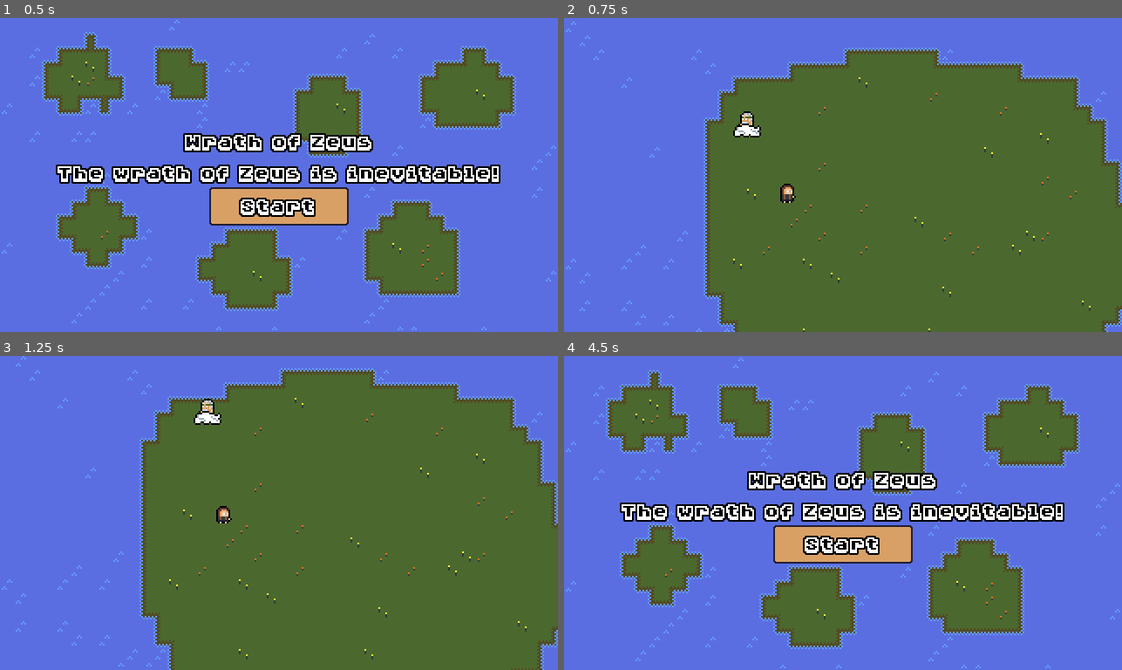
Above: before the commit, frames 1-4 (two rows, left to right).
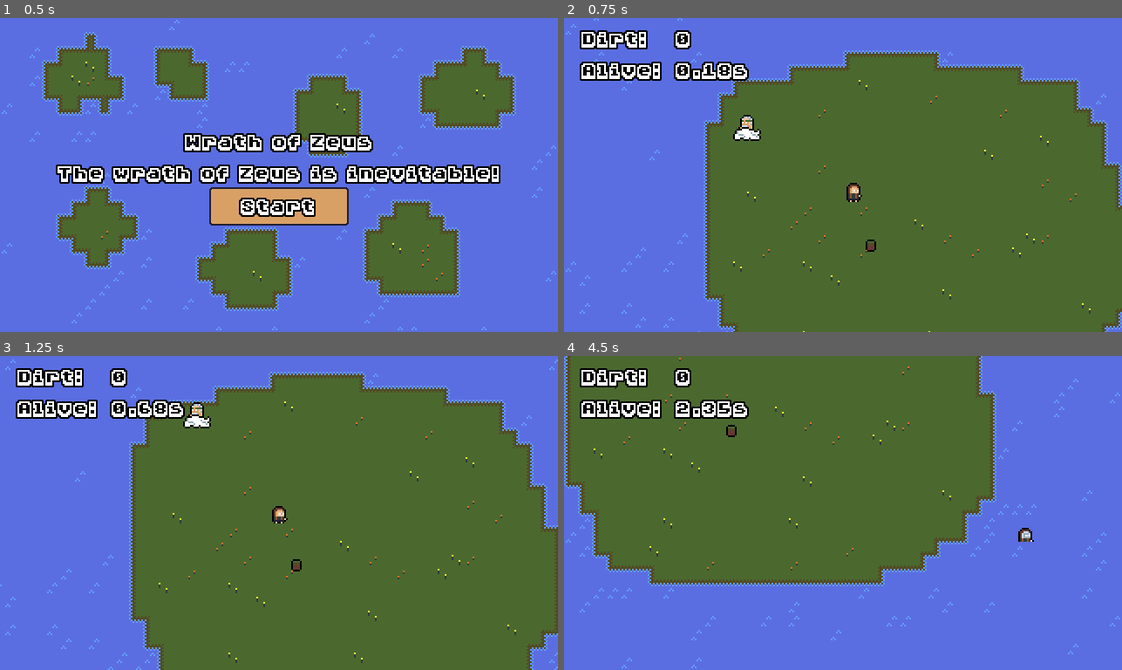
Above: after the commit, the same moments.

Repository: robbertstevens/ld-50
Game: Godot game, scene res://Root.tscn
Two runs of this game, one before a commit and one after it. Both use one fixed random seed, a clock stepped at 60 frames per second and the inputs below.
Inputs (mouse positions are in pixels of both pictures, inside the frame that each line leads up to):
- Up to frame 1 (0.5 s): no input
- Up to frame 2 (0.75 s): click "Start" at 0.5 s
- Up to frame 3 (1.25 s): no input
- Up to frame 4 (4.5 s): move the mouse to (965, 497) at 1.27 s; hold Right (ui_right) 1.28-2.03 s; hold A (ui_attack, bound only before the commit) 1.28-2.03 s; click (965, 497) at 1.52 s; move the mouse to (731, 528) at 2.02 s; hold Down (ui_down) 2.03-2.78 s; tap A (ui_attack, bound only before the commit) at 2.1, 3.6 s; click (731, 528) at 2.27 s; move the mouse to (898, 443) at 2.77 s; hold Right (ui_right) 2.78-3.53 s; hold A (ui_attack, bound only before the commit) 2.78-3.53 s; move the mouse to (815, 575) at 3.52 s; hold Up (ui_up) 3.53-4.25 s; click (815, 575) at 3.77 s; click (843, 556) at 4.25 s, where only the run before the commit has a clickable "Restart"

Frame 1 is identical in both runs. In frame 2, 6.3% of the frame differs, in the area x 0-100%, y 0-100%; in frame 3, 10%; in frame 4, 60%.

Commit message:
feat: sounds and dirt

Diff:
--- /dev/null
+++ b/Dirt/Dirt.tscn
@@ -0,0 +1,48 @@
+[gd_scene load_steps=9 format=2]
+
+[ext_resource path="res://Assets/dirt.png" type="Texture" id=1]
+[ext_resource path="res://Shared/HurtBox.tscn" type="PackedScene" id=2]
+
+[sub_resource type="AtlasTexture" id=1]
+atlas = ExtResource( 1 )
+region = Rect2( 0, 0, 8, 9 )
+
+[sub_resource type="AtlasTexture" id=2]
+atlas = ExtResource( 1 )
+region = Rect2( 8, 0, 8, 9 )
+
+[sub_resource type="AtlasTexture" id=3]
+atlas = ExtResource( 1 )
+region = Rect2( 16, 0, 8, 9 )
+
+[sub_resource type="AtlasTexture" id=4]
+atlas = ExtResource( 1 )
+region = Rect2( 24, 0, 8, 9 )
+
+[sub_resource type="SpriteFrames" id=5]
+animations = [ {
+"frames": [ SubResource( 1 ), SubResource( 2 ), SubResource( 3 ), SubResource( 4 ) ],
+"loop": true,
+"name": "default",
+"speed": 5.0
+} ]
+
+[sub_resource type="CircleShape2D" id=6]
+radius = 5.0
+
+[node name="Dirt" type="Node2D"]
+
+[node name="AnimatedSprite" type="AnimatedSprite" parent="."]
+frames = SubResource( 5 )
+frame = 3
+playing = true
+
+[node name="HurtBox" parent="." instance=ExtResource( 2 )]
+collision_layer = 16
+collision_mask = 2
+
+[node name="CollisionShape2D" type="CollisionShape2D" parent="HurtBox"]
+position = Vector2( 0, 1 )
+shape = SubResource( 6 )
+
+[editable path="HurtBox"]
--- a/Levels/Island/Game.gd
+++ b/Levels/Island/Game.gd
@@ -3,13 +3,20 @@
 export (PackedScene) onready var Bomb
 export (PackedScene) onready var Corner
 export (PackedScene) onready var Smoke
+export (PackedScene) onready var DirtBag
+
+
+export (float) var radius = 3
+export (float) var build_radius = 1
 
 onready var camera = $Camera
-onready var player = $Player
+onready var player = $YSort/Player
 onready var land = $TileMaps/Land
 onready var water = $TileMaps/Water
 onready var zeus = $Zeus
 onready var explosion_sound = $ExplosionAudioStreamPlayer
+onready var dirt_count_label = $CanvasLayer/HBoxContainer/VBoxContainer/Dirt/DirtCount
+onready var time_alive_label = $CanvasLayer/HBoxContainer/VBoxContainer/AliveTime/AliveTimeCount
 
 var rng = RandomNumberGenerator.new()
 
@@ -21,11 +28,11 @@
 var tile_size = 8
 var center: Vector2
 
-var time_alive := 0.0
-
-export (float) var radius = 3
-export (float) var build_radius = 1
-
+var time_alive := 0.0 setget set_time_alive
+
+var dirt_bags := 0 setget set_dirt_bags
+
+var time_alive_label_text := ""
 
 func _ready() -> void:
     rng.randomize()
@@ -39,8 +46,9 @@
 
     center = land.get_used_rect().get_center() * tile_size
 
-func _process(delta: float) -> void:
-    time_alive += delta
+    time_alive_label_text = time_alive_label.text
+
+    _on_DirtBagTimer_timeout()
 
 
 func _physics_process(delta: float) -> void:
@@ -94,12 +102,18 @@
     c_i.global_position = position
     add_child(c_i)
 
+
 func create_smoke(position: Vector2) -> void:
     var smoke_instance = Smoke.instance()
     smoke_instance.global_position = position
     add_child(smoke_instance)
 
 
+func create_dirt_bag(position: Vector2) -> void:
+    var dirt_bag_instance = DirtBag.instance()
+    dirt_bag_instance.global_position = position
+    $YSort.add_child(dirt_bag_instance)
+
 func create_bomb(position: Vector2, target: Vector2):
     var bomb_instance = Bomb.instance()
     bomb_instance.global_position = position
@@ -120,6 +134,8 @@
 
 func _on_Player_land_build(position) -> void:
     # TODO: Should make the building more predictable
+    if dirt_bags <= 0:
+        return
 
     var player_tile = land.world_to_map(player.global_position)
     var tile = land.world_to_map(position)
@@ -143,6 +159,8 @@
 
     land.update_bitmask_region(top_left, bottom_right)
     water.update_bitmask_region(top_left, bottom_right)
+
+    self.dirt_bags -= 1
 
 
 func _on_BombTimer_timeout() -> void:
@@ -180,8 +198,37 @@
 
 
 func _on_Player_died() -> void:
-    end_level({"alive_time": time_alive})
+    $EndLevelTimer.start()
 
 
 func _on_Player_dashed(position) -> void:
     create_smoke(position)
+
+
+func _on_Player_dirt_picked_up() -> void:
+    self.dirt_bags += 5
+
+
+func set_dirt_bags(new_value):
+    dirt_bags = new_value
+    dirt_count_label.text = str(dirt_bags)
+
+
+func set_time_alive(new_value):
+    time_alive = new_value
+    time_alive_label.text = time_alive_label_text.format({'seconds': "%0.2f" % time_alive})
+
+func _on_DirtBagTimer_timeout() -> void:
+    var available_tiles = land.get_used_cells_by_id(LAND_TILE_ID)
+
+    var target = available_tiles[rng.randi_range(0, available_tiles.size() - 1)]
+
+    create_dirt_bag(target * tile_size)
+
+
+func _on_EndLevelTimer_timeout() -> void:
+    end_level({"alive_time": time_alive}) # Replace with function body.
+
+
+func _on_Player_alive_time_updated(new_time) -> void:
+    self.time_alive = new_time
--- a/Levels/Island/Game.tscn
+++ b/Levels/Island/Game.tscn
@@ -10,14 +10,20 @@
 [ext_resource path="res://Shared/Corner.tscn" type="PackedScene" id=8]
 [ext_resource path="res://Shared/Smoke.tscn" type="PackedScene" id=9]
 [ext_resource path="res://Assets/explosion.wav" type="AudioStream" id=10]
+[ext_resource path="res://Dirt/Dirt.tscn" type="PackedScene" id=11]
+[ext_resource path="res://Assets/ui_theme.tres" type="Theme" id=12]
 
 [node name="Game" type="Node2D"]
 script = ExtResource( 6 )
 Bomb = ExtResource( 7 )
 Corner = ExtResource( 8 )
 Smoke = ExtResource( 9 )
+DirtBag = ExtResource( 11 )
 radius = 2.0
 build_radius = 1.5
+
+[node name="ExplosionAudioStreamPlayer" type="AudioStreamPlayer2D" parent="."]
+stream = ExtResource( 10 )
 
 [node name="TileMaps" type="Node2D" parent="."]
 script = ExtResource( 5 )
@@ -39,10 +45,6 @@
 tile_data = PoolIntArray( -327680, 1, 1, -327679, 1, 1, -327678, 1, 1, -327677, 1, 1, -327676, 1, 1, -327675, 1, 1, -32 …(14721 unchanged characters)…
 script = ExtResource( 3 )
 
-[node name="Player" parent="." instance=ExtResource( 1 )]
-position = Vector2( 128, 91 )
-collision_mask = 9
-
 [node name="Camera" type="Camera2D" parent="."]
 current = true
 
@@ -53,11 +55,72 @@
 [node name="Zeus" parent="." instance=ExtResource( 4 )]
 position = Vector2( 101, 59 )
 
-[node name="ExplosionAudioStreamPlayer" type="AudioStreamPlayer2D" parent="."]
-stream = ExtResource( 10 )
+[node name="DirtBagTimer" type="Timer" parent="."]
+wait_time = 10.0
+autostart = true
 
-[connection signal="bomb_thrown" from="Player" to="." method="_on_KinematicBody2D_bomb_thrown"]
-[connection signal="dashed" from="Player" to="." method="_on_Player_dashed"]
-[connection signal="died" from="Player" to="." method="_on_Player_died"]
-[connection signal="land_build" from="Player" to="." method="_on_Player_land_build"]
+[node name="YSort" type="YSort" parent="."]
+
+[node name="Player" parent="YSort" instance=ExtResource( 1 )]
+position = Vector2( 166, 89 )
+collision_mask = 9
+
+[node name="CanvasLayer" type="CanvasLayer" parent="."]
+
+[node name="HBoxContainer" type="HBoxContainer" parent="CanvasLayer"]
+anchor_right = 1.0
+anchor_bottom = 1.0
+margin_left = 10.0
+margin_top = 5.0
+theme = ExtResource( 12 )
+
+[node name="VBoxContainer" type="VBoxContainer" parent="CanvasLayer/HBoxContainer"]
+margin_right = 139.0
+margin_bottom = 175.0
+
+[node name="Dirt" type="HBoxContainer" parent="CanvasLayer/HBoxContainer/VBoxContainer"]
+margin_right = 139.0
+margin_bottom = 14.0
+
+[node name="DirtLabel" type="Label" parent="CanvasLayer/HBoxContainer/VBoxContainer/Dirt"]
+margin_right = 50.0
+margin_bottom = 14.0
+rect_min_size = Vector2( 50, 0 )
+text = "Dirt: "
+
+[node name="DirtCount" type="Label" parent="CanvasLayer/HBoxContainer/VBoxContainer/Dirt"]
+margin_left = 54.0
+margin_right = 63.0
+margin_bottom = 14.0
+text = "0"
+
+[node name="AliveTime" type="HBoxContainer" parent="CanvasLayer/HBoxContainer/VBoxContainer"]
+margin_top = 18.0
+margin_right = 139.0
+margin_bottom = 32.0
+
+[node name="AliveTimeLabel" type="Label" parent="CanvasLayer/HBoxContainer/VBoxContainer/AliveTime"]
+margin_right = 50.0
+margin_bottom = 14.0
+rect_min_size = Vector2( 50, 0 )
+text = "Alive:"
+
+[node name="AliveTimeCount" type="Label" parent="CanvasLayer/HBoxContainer/VBoxContainer/AliveTime"]
+margin_left = 54.0
+margin_right = 139.0
+margin_bottom = 14.0
+text = "{seconds}s"
+
+[node name="EndLevelTimer" type="Timer" parent="."]
+wait_time = 2.0
+one_shot = true
+
 [connection signal="timeout" from="BombTimer" to="." method="_on_BombTimer_timeout"]
+[connection signal="timeout" from="DirtBagTimer" to="." method="_on_DirtBagTimer_timeout"]
+[connection signal="alive_time_updated" from="YSort/Player" to="." method="_on_Player_alive_time_updated"]
+[connection signal="bomb_thrown" from="YSort/Player" to="." method="_on_KinematicBody2D_bomb_thrown"]
+[connection signal="dashed" from="YSort/Player" to="." method="_on_Player_dashed"]
+[connection signal="died" from="YSort/Player" to="." method="_on_Player_died"]
+[connection signal="dirt_picked_up" from="YSort/Player" to="." method="_on_Player_dirt_picked_up"]
+[connection signal="land_build" from="YSort/Player" to="." method="_on_Player_land_build"]
+[connection signal="timeout" from="EndLevelTimer" to="." method="_on_EndLevelTimer_timeout"]
--- a/Map.gd
+++ b/Map.gd
@@ -10,7 +10,6 @@
     var top_left = land_rect.position - Vector2(10,10)
     var bottom_right = land_rect.end + Vector2(10,10)
 
-    print(top_left, bottom_right)
 
     for y in range(top_left.y, bottom_right.y):
         for x in range(top_left.x, bottom_right.x):
--- a/Player/Player.gd
+++ b/Player/Player.gd
@@ -2,7 +2,9 @@
 
 signal bomb_thrown(position, target)
 signal dashed(position)
+signal dirt_picked_up()
 signal land_build(position)
+signal alive_time_updated(new_time)
 signal died()
 
 
@@ -10,19 +12,20 @@
 
 onready var state_manager = $StateManager
 onready var crosshair = $Crosshair
+
 onready var drowning_timer = $DrowningTimer
 onready var dash_timer = $DashTimer
+onready var dash_cooldown_timer = $DashCooldownTimer
+
 onready var animation_manager = $AnimatedSprite
 onready var dash_sound = $DashAudioStreamPlayer
 onready var drowning_sound = $DrowningAudioStreamPlayer
+onready var pickup_sound = $PickupAudioStreamPlayer
 
 
 enum States {
     Idle,
     Walking,
-    PrepareAttacking,
-    Aiming,
-    Attacking,
     PrepareBuilding,
     Building,
     Drowning,
@@ -35,15 +38,15 @@
 var velocity: Vector2 = Vector2.ZERO
 var direction: Vector2 = Vector2.ZERO
 var crosshair_origin: Vector2
+var time_alive := 0.0 setget set_time_alive
+
 var rng = RandomNumberGenerator.new()
+
 
 func _ready() -> void:
     var state_fn = {
         States.Idle: funcref(self, "_idle_state"),
         States.Walking: funcref(self, "_walking_state"),
-        States.PrepareAttacking: funcref(self, "_prepare_attacking_state"),
-        States.Aiming: funcref(self, "_aiming_state"),
-        States.Attacking: funcref(self, "_attacking_state"),
         States.PrepareBuilding: funcref(self, "_prepare_building_state"),
         States.Building: funcref(self, "_building_state"),
         States.Drowning: funcref(self, "_drowning_state"),
@@ -58,6 +61,9 @@
 
     rng.randomize()
 
+func _process(delta: float) -> void:
+    if is_alive():
+        self.time_alive += delta
 
 func _physics_process(delta: float) -> void:
     state_manager.physics_process(delta)
@@ -93,7 +99,10 @@
 func _dash_state(delta: float) -> int:
     if dash_timer.is_stopped():
         dash_timer.start()
+        dash_cooldown_timer.start()
+
         direction = get_direction()
+
         dash_sound.pitch_scale = rng.randf_range(0.85, 1.15)
         dash_sound.play()
 
@@ -110,36 +119,12 @@
     return States.Dash
 
 
-func _prepare_attacking_state(_delta: float) -> int:
-    crosshair.show()
-    crosshair.global_position = global_position
-
-    return States.Aiming
-
-
-func _aiming_state(delta: float) -> int:
-    direction = get_direction()
-
-    var aim_distance = crosshair.position + direction.normalized()
-
-    if not aim_distance.length() > 69:
-        crosshair.position = aim_distance
-
-    return States.Aiming
-
-
-func _attacking_state(delta: float) -> int:
-    crosshair.hide()
-
-    emit_signal("bomb_thrown", global_position, crosshair.global_position)
-
-    return States.Idle
-
-
 func _prepare_building_state(delta: float) -> int:
     var dir = get_direction()
 
     var aimed_at = crosshair_origin + (dir.normalized() * 8)
+
+    animation_manager.play("idle")
 
     crosshair.show()
 
@@ -184,7 +169,7 @@
         if direction.length() > 0 and state_manager.isState(States.Idle) and can_move():
             state_manager.change_state(States.Walking)
 
-        if event.is_action_pressed('ui_attack'):
+        if event.is_action_pressed('ui_dash') and can_dash():
             state_manager.change_state(States.Dash)
 
         if event.is_action_pressed("ui_build"):
@@ -195,12 +180,14 @@
 
 
 func is_alive() -> bool:
-    return not (state_manager.isState(States.Drowning) or state_manager.isState(States.Dead))
+    return not state_manager.isState(States.Drowning) and not state_manager.isState(States.Dead)
 
 
 func can_move() -> bool:
     return not (state_manager.isState(States.Dash)) or not is_alive()
 
+func can_dash() -> bool:
+    return dash_cooldown_timer.is_stopped()
 
 func get_direction() -> Vector2:
     var direction: Vector2 = Vector2.ZERO
@@ -210,14 +197,6 @@
 
 
     return direction
-
-
-func _on_HitBox_body_entered(body: Node) -> void:
-    return
-    if not body.name == "Water":
-        return
-
-    state_manager.change_state(States.Drowning)
 
 
 func _on_DrowningTimer_timeout() -> void:
@@ -227,3 +206,16 @@
 func _on_DashTimer_timeout() -> void:
     $CollisionShape2D.disabled = false
     state_manager.change_state(state_manager.previous_state)
+
+
+func _on_HitBox_area_entered(area: Area2D) -> void:
+    emit_signal("dirt_picked_up")
+
+    pickup_sound.play()
+
+    area.get_parent().queue_free()
+
+
+func set_time_alive(new_value):
+    time_alive = new_value
+    emit_signal('alive_time_updated', time_alive)
--- a/Player/Player.tscn
+++ b/Player/Player.tscn
@@ -7,6 +7,7 @@
 [ext_resource path="res://Crosshair/Crosshair.tscn" type="PackedScene" id=5]
 [ext_resource path="res://Assets/dash.wav" type="AudioStream" id=6]
 [ext_resource path="res://Assets/drowning.wav" type="AudioStream" id=7]
+[ext_resource path="res://Assets/pickup.wav" type="AudioStream" id=8]
 
 [sub_resource type="AtlasTexture" id=4]
 atlas = ExtResource( 3 )
@@ -72,7 +73,7 @@
 radius = 2.0
 
 [sub_resource type="CircleShape2D" id=11]
-radius = 1.0
+radius = 6.0
 
 [node name="Player" type="KinematicBody2D"]
 collision_layer = 2
@@ -92,20 +93,24 @@
 
 [node name="HitBox" parent="." instance=ExtResource( 4 )]
 collision_layer = 2
-collision_mask = 8
+collision_mask = 16
 
 [node name="CollisionShape2D" type="CollisionShape2D" parent="HitBox"]
-position = Vector2( 0, 4 )
 shape = SubResource( 11 )
 
 [node name="Crosshair" parent="." instance=ExtResource( 5 )]
-position = Vector2( 0, 2 )
+position = Vector2( 0, 1 )
+frame = 1
 
 [node name="DrowningTimer" type="Timer" parent="."]
+wait_time = 0.5
 one_shot = true
 
 [node name="DashTimer" type="Timer" parent="."]
 wait_time = 0.1
+one_shot = true
+
+[node name="DashCooldownTimer" type="Timer" parent="."]
 one_shot = true
 
 [node name="DashAudioStreamPlayer" type="AudioStreamPlayer2D" parent="."]
@@ -114,7 +119,10 @@
 [node name="DrowningAudioStreamPlayer" type="AudioStreamPlayer2D" parent="."]
 stream = ExtResource( 7 )
 
-[connection signal="body_entered" from="HitBox" to="." method="_on_HitBox_body_entered"]
+[node name="PickupAudioStreamPlayer" type="AudioStreamPlayer2D" parent="."]
+stream = ExtResource( 8 )
+
+[connection signal="area_entered" from="HitBox" to="." method="_on_HitBox_area_entered"]
 [connection signal="timeout" from="DrowningTimer" to="." method="_on_DrowningTimer_timeout"]
 [connection signal="timeout" from="DashTimer" to="." method="_on_DashTimer_timeout"]
 
--- a/Root.gd
+++ b/Root.gd
@@ -43,7 +43,7 @@
 
     current_level_instance = current_level_scene.instance()
     current_level_instance.data = data
-    print(data)
+
     if utils.object_has_signal(current_level_instance, "level_ended"):
         current_level_instance.connect("level_ended", self, "_on_current_level_instance_level_ended")
 
--- /dev/null
+++ b/Shared/HurtBox.tscn
@@ -0,0 +1,3 @@
+[gd_scene format=2]
+
+[node name="HurtBox" type="Area2D"]
--- a/project.godot
+++ b/project.godot
@@ -129,7 +129,7 @@
 "deadzone": 0.5,
 "events": [  ]
 }
-ui_attack={
+ui_dash={
 "deadzone": 0.5,
 "events": [ Object(InputEventKey,"resource_local_to_scene":false,"resource_name":"","device":0,"alt":false,"shift":false,"control":false,"meta":false,"command":false,"pressed":false,"scancode":65,"physical_scancode":0,"unicode":0,"echo":false,"script":null)
  ]
@@ -146,6 +146,7 @@
 2d_physics/layer_2="Player"
 2d_physics/layer_3="Bomb"
 2d_physics/layer_4="Water"
+2d_physics/layer_5="Pickables"
 
 [physics]
 
Binary file added: Assets/dirt.aseprite
Binary file added: Assets/dirt.png
Not shown, added: Assets/dirt.png.import
Not shown, added: Assets/pickup.wav.import
Not shown, added: Dirt/pickupCoin.wav.import
Not shown: 1 places in Levels/Island/Game.tscn that only renumber resources
Not shown: 1 places in Player/Player.tscn that only renumber resources
Not shown, added: Assets/pickup.wav
Not shown, added: Dirt/pickupCoin.wav
